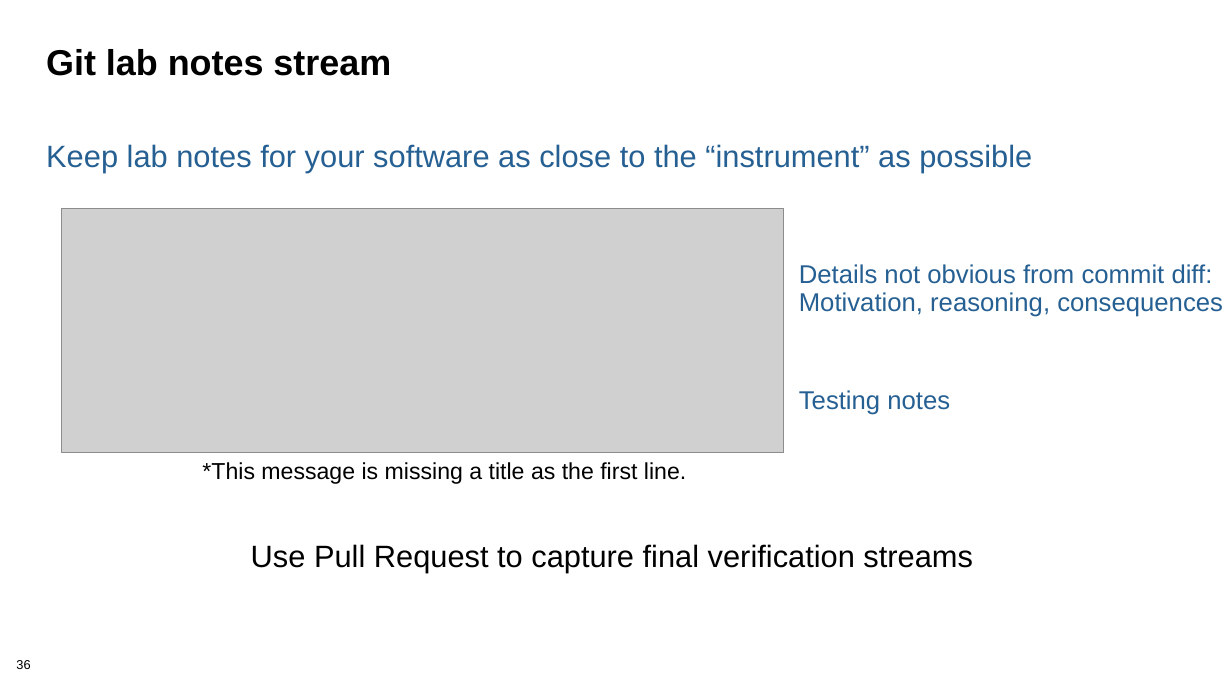
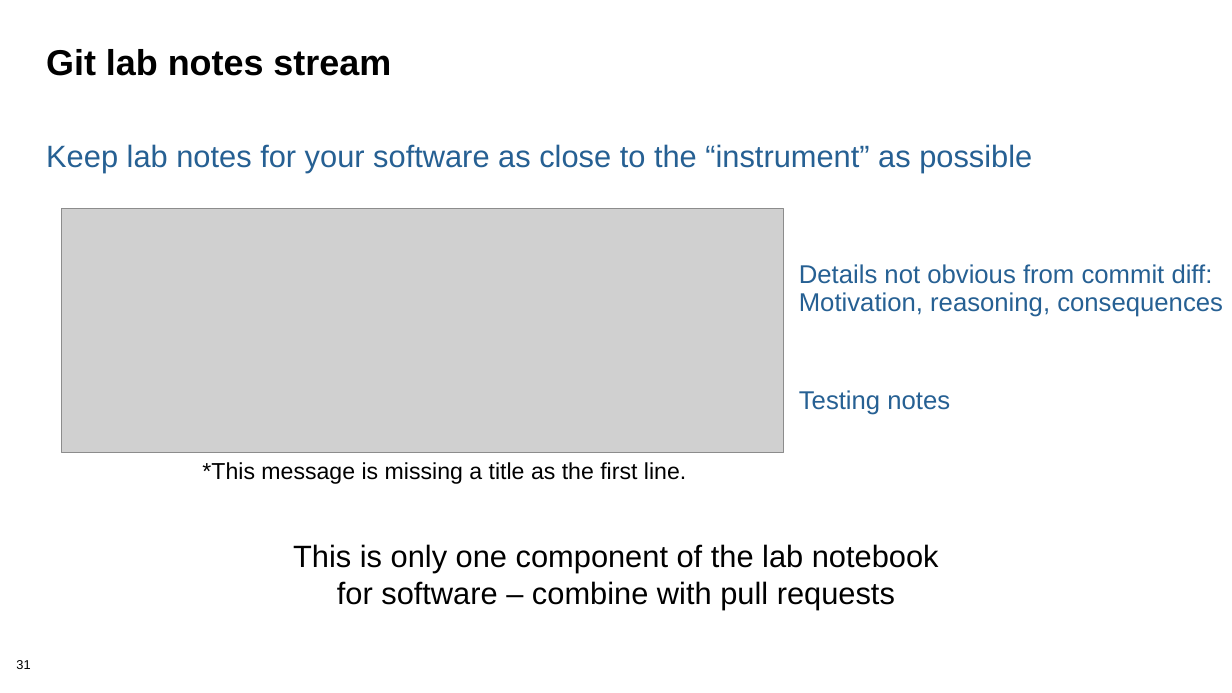
Before and after one commit to bssw-tutorial/presentations, a slide deck: slide 31 of repro-notebooks.pptx (slide 36 before the commit). Drawn at 1232x693 pixels with LibreOffice and Linux fonts; fonts in the diff are those of the drawing; grey boxes stand for pictures. Boxes give left, top, right and bottom in pixels: in the first picture for what was removed or moved away, otherwise in the second. Text is boxed around its words. In the diff, an @@ line names an element or a change of style, - is before the commit and + after.

Commit message:
Refinements to repro-notebooks presentation

```diff
--- a/repro-notebooks.pptx
+++ b/repro-notebooks.pptx
@@ text at bbox=[293, 544, 939, 609]: text changed @@
-Use Pull Request to capture final verification streams
+This is only one component of the lab notebook for software – combine with pull requests
@@ page number at bbox=[16, 660, 30, 669]: text changed @@
-36
+31
```
Also in this commit, not shown: 14 other slides changed, 5 slides removed.
